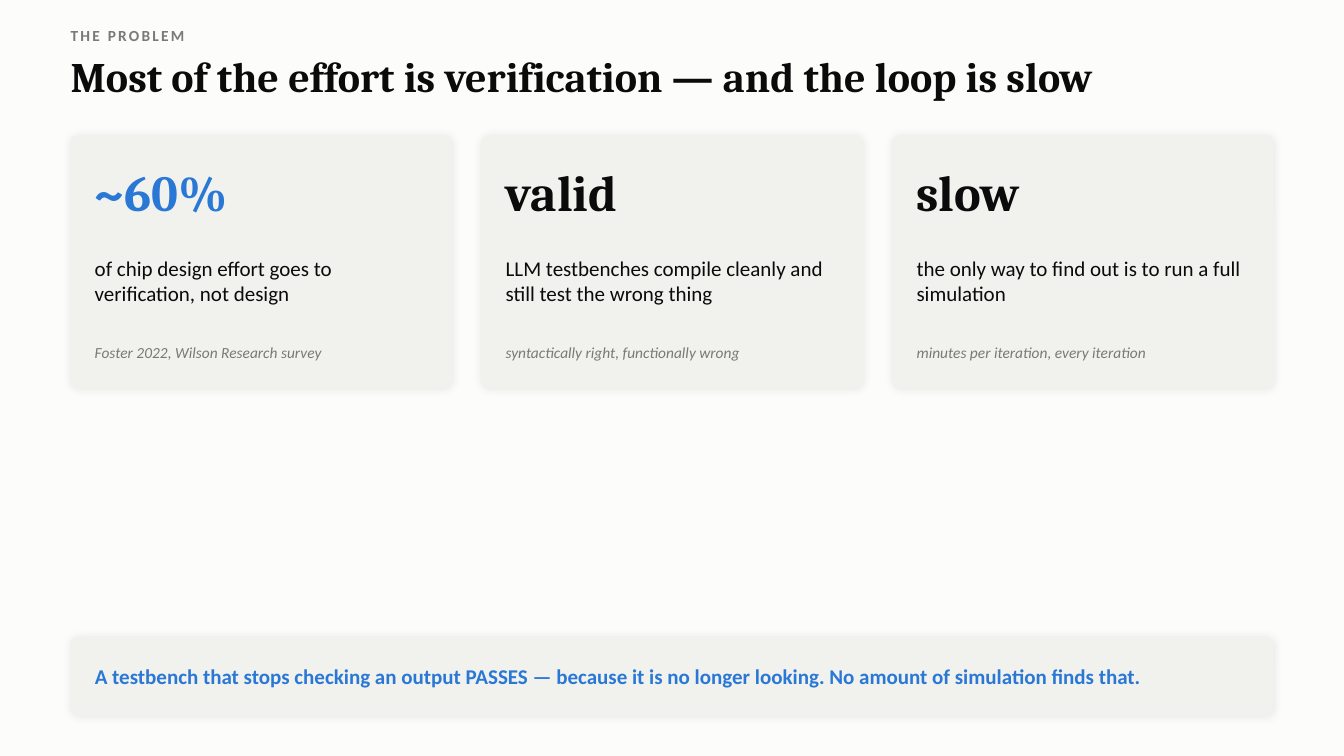
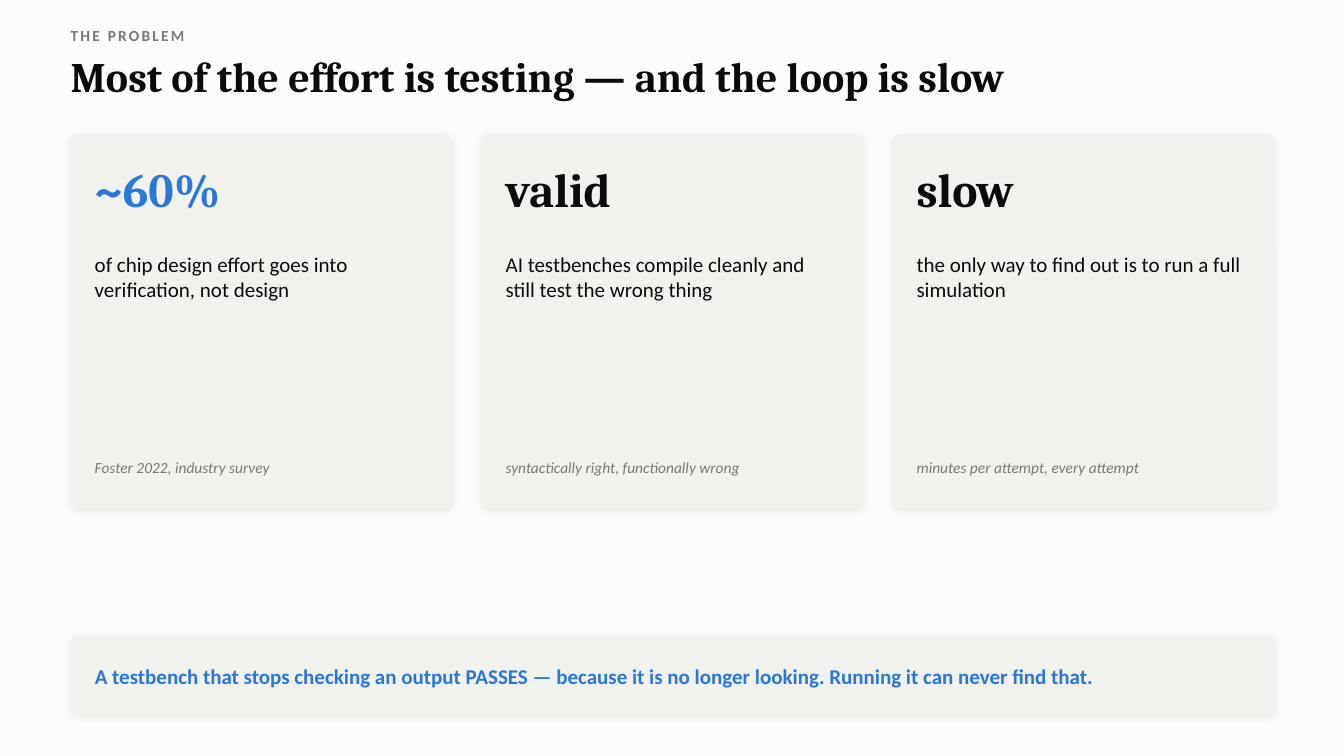
Before and after one commit to Sawaiz-zip/agentic-verilog-testbench, a slide deck: slide 2 of docs/presentation.pptx. Drawn at 1344x756 pixels with LibreOffice and Linux fonts; fonts in the diff are those of the drawing. Boxes give left, top, right and bottom in pixels: in the first picture for what was removed or moved away, otherwise in the second. Text is boxed around its words. In the diff, an @@ line names an element or a change of style, - is before the commit and + after.

```diff
--- a/docs/presentation.pptx
+++ b/docs/presentation.pptx
@@ text at (71,62,1004,102): text changed @@
-Most of the effort is verification — and the loop is slow
+Most of the effort is testing — and the loop is slow
@@ rounded rectangle: place and size @@
-rounded rectangle at (71,136,452,388)
+rounded rectangle at (71,136,452,509)
@@ rounded rectangle: place and size @@
-rounded rectangle at (482,136,863,388)
+rounded rectangle at (482,136,863,509)
@@ proportions changed in 3 elements at (71,136,452,509), (482,136,863,509), (892,136,1273,509) @@
@@ rounded rectangle: place and size @@
-rounded rectangle at (892,136,1273,388)
+rounded rectangle at (892,136,1273,509)
@@ size 36 to 34 pt in 3 elements at (95,174,220,209), (506,174,611,208), (917,174,1014,208) @@
@@ text "the only way to find ...": place and size @@
-text "the only way to find ..." at (917,261,1240,301)
+text "the only way to find ..." at (917,257,1240,297)
@@ text at (95,257,348,301): text changed @@
-of chip design effort goes to verification, not design
+of chip design effort goes into verification, not design
@@ text at (506,257,804,301): text changed @@
-LLM testbenches compile cleanly and still test the wrong thing
+AI testbenches compile cleanly and still test the wrong thing
@@ text "syntactically right, functionally wrong": place and size @@
-text "syntactically right, functionally wrong" at (506,347,739,361)
+text "syntactically right, functionally wrong" at (506,462,739,476)
@@ text at (95,462,269,476): text changed @@
-Foster 2022, Wilson Research survey
+Foster 2022, industry survey
@@ text at (917,462,1139,476): text changed @@
-minutes per iteration, every iteration
+minutes per attempt, every attempt
@@ text at (95,669,1093,688): text changed @@
-A testbench that stops checking an output PASSES — because it is no longer looking. No amount of simulation finds that.
+A testbench that stops checking an output PASSES — because it is no longer looking. Running it can never find that.
```
Also in this commit, not shown: 6 other slides changed, 17 slides added, 19 slides removed, 3 other files.
